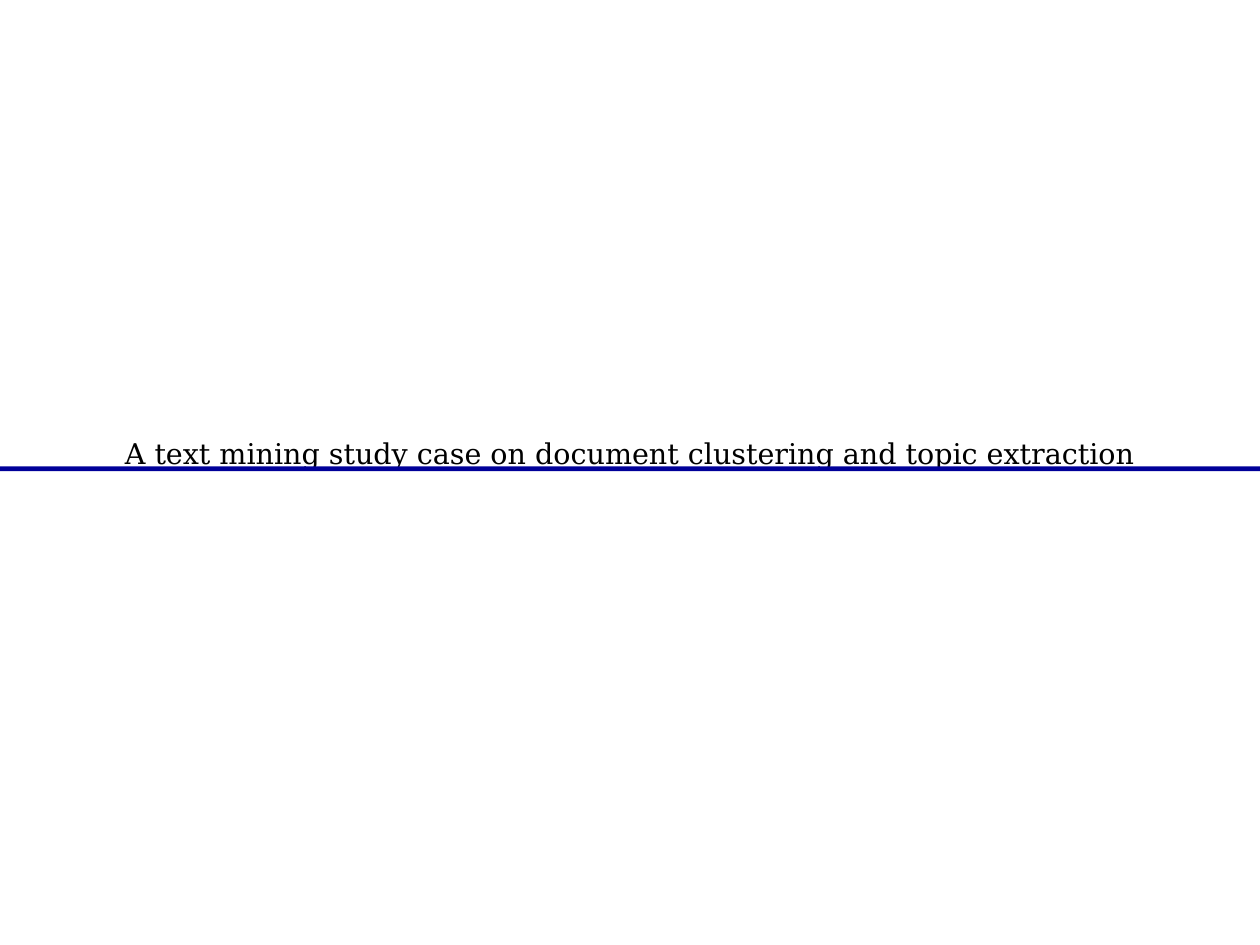
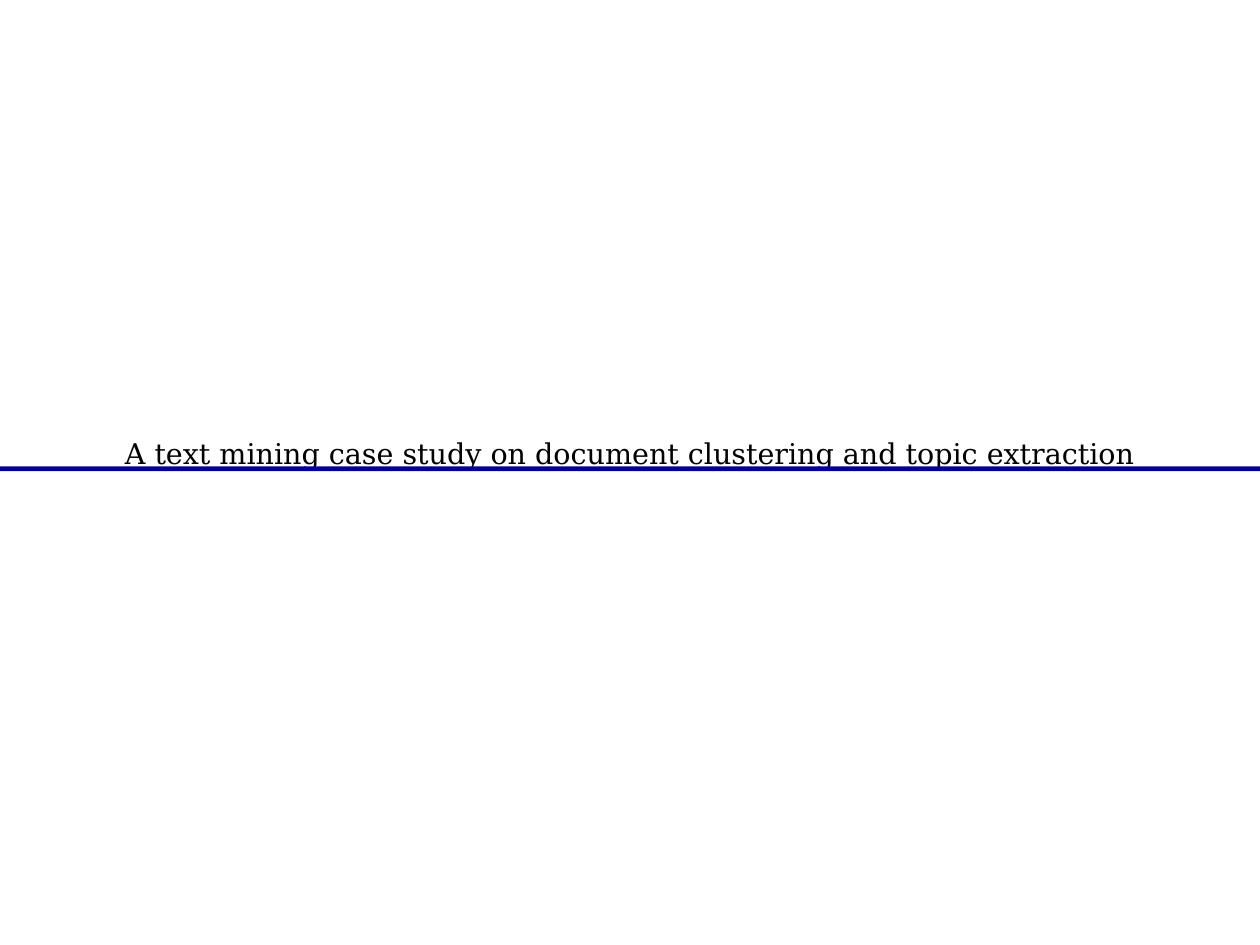
Before and after one commit to vitalv/doc-clustering-topic-modeling, a slide deck: slide 1 of doc-clustering-topic-modeling.odp. Drawn at 1260x945 pixels with LibreOffice and Linux fonts; fonts in the diff are those of the drawing. Boxes give left, top, right and bottom in pixels: in the first picture for what was removed or moved away, otherwise in the second. Text is boxed around its words. In the diff, an @@ line names an element or a change of style, - is before the commit and + after.

```diff
--- a/doc-clustering-topic-modeling.odp
+++ b/doc-clustering-topic-modeling.odp
@@ text at (x1=125, y1=442, x2=1134, y2=470): text changed @@
-A text mining study case on document clustering and topic extraction
+A text mining case study on document clustering and topic extraction
```
Also in this commit, not shown: 4 other slides changed, 5 slides added, 9 other files.
